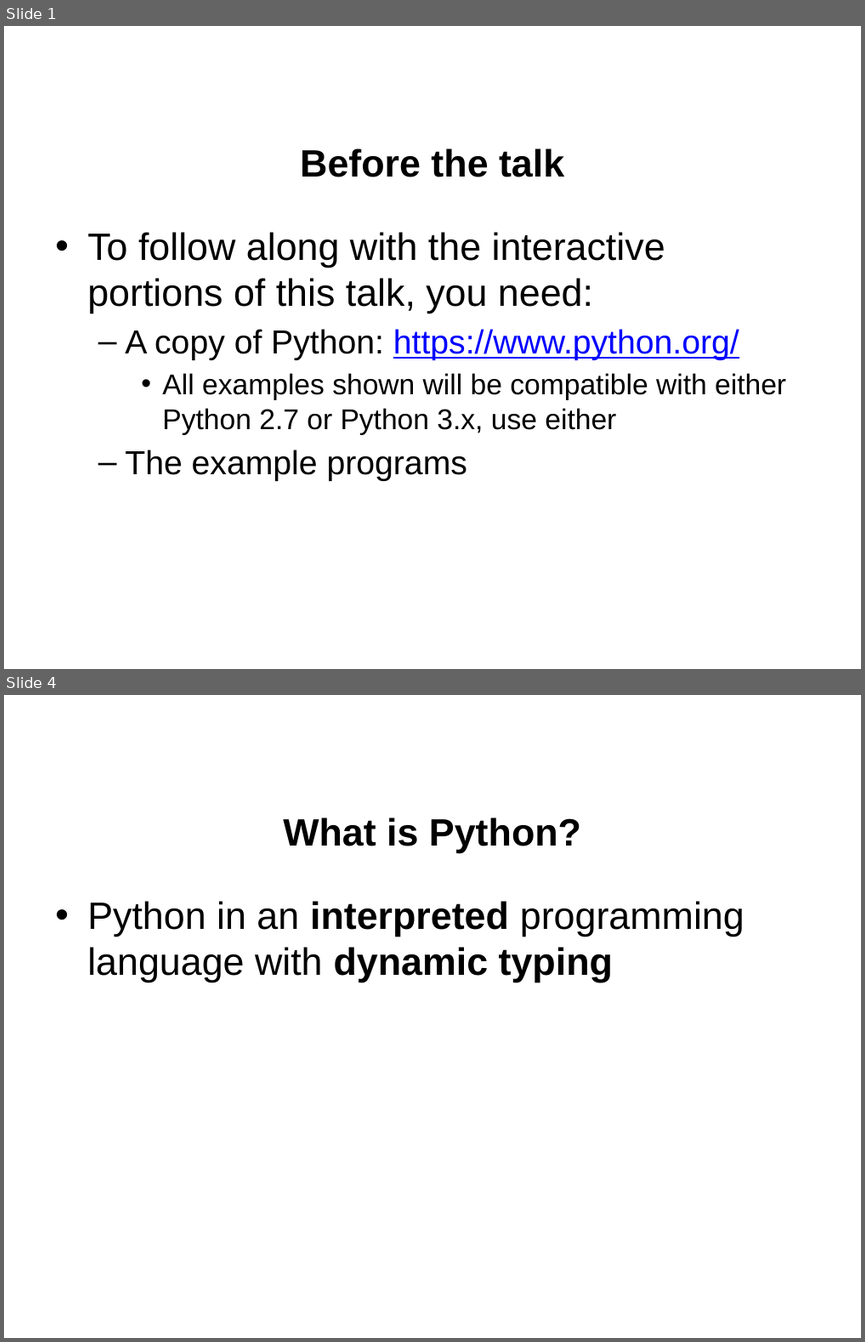
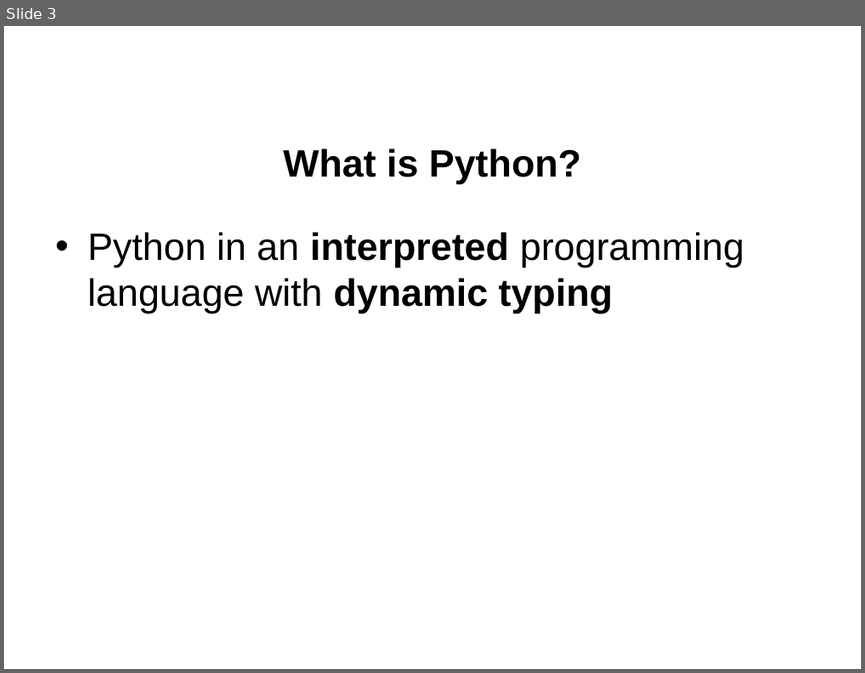
Before and after one commit to jgerity/talks, a slide deck: 2016/computing_workgroup/intro-to-python/intro-to-python.pptx. Shown one above the other, each under a label of ours: slides 1 and 4 before the commit, slide 3 after it; the slides between them are not shown. The pictures are 865x1342 and 865x673 pixels, drawn with LibreOffice and Linux fonts; fonts in the diff are those of the drawing; background and template pictures are left out. Boxes give left, top, right and bottom in pixels: in the first picture for what was removed or moved away, otherwise in the second. Text is boxed around its words. In the diff, an @@ line names an element or a change of style, - is before the commit and + after.

```diff
--- a/2016/computing_workgroup/intro-to-python/intro-to-python.pptx
+++ b/2016/computing_workgroup/intro-to-python/intro-to-python.pptx
@@ slide 1 removed at [4, 26, 861, 669], background picture (left out) @@
@@ title removed at [300, 148, 564, 177] @@
-Before the talk
@@ text removed at [87, 232, 786, 481] @@
-• To follow along with the interactive portions of this talk, you need:
-  – A copy of Python: https://www.python.org/
-    • All examples shown will be compatible with either Python 2.7 or Python 3.x, use either
-  – The example programs
@@ what was slide 4 is now slide 3 @@
```
Also in this commit, not shown: 8 slides changed, 5 slides added.
